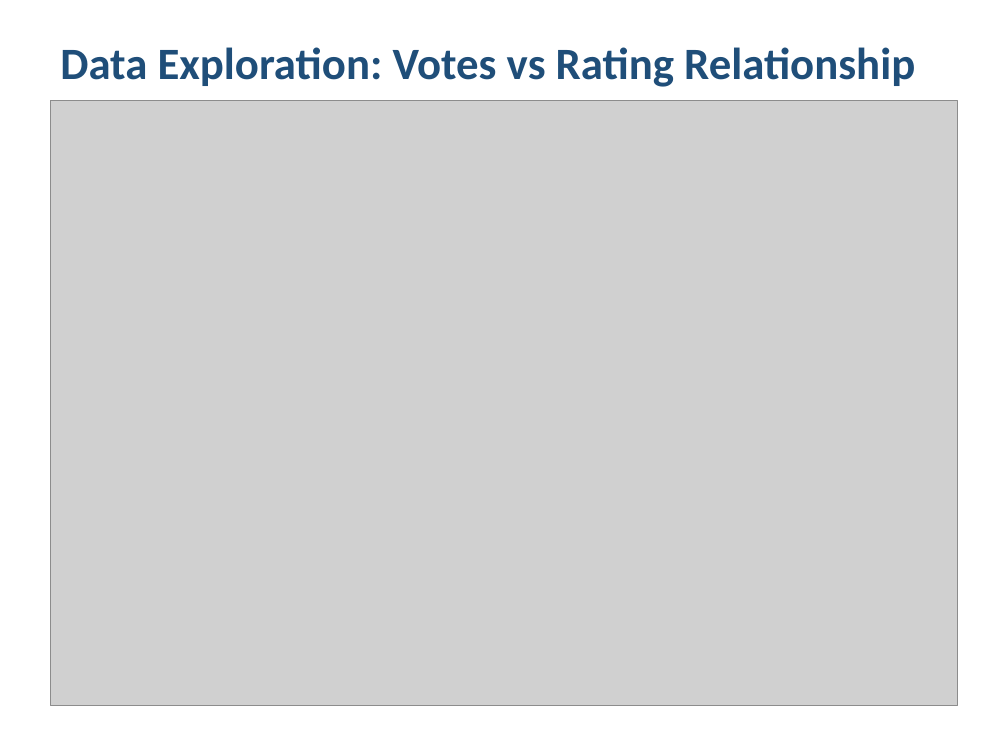
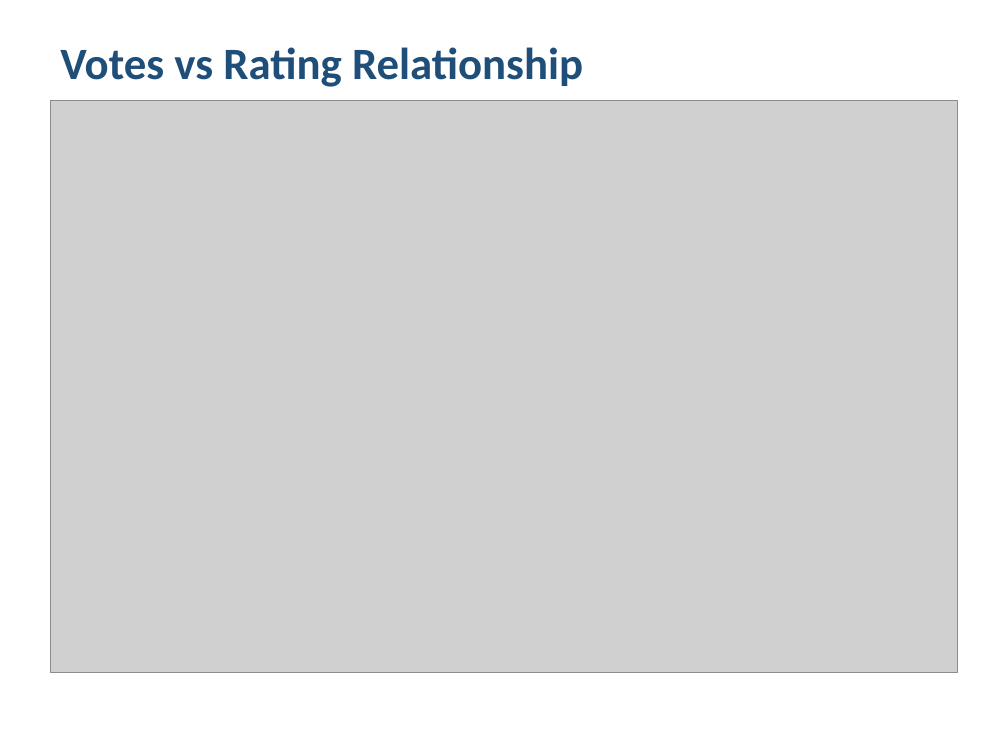
Before and after one commit to horacefonseca/bigdata_imdb_businesscase, a slide deck: slide 7 of presentation/IMDb_Analysis_v0_Starting_Point.pptx (slide 13 before the commit). Drawn at 1008x756 pixels with LibreOffice and Linux fonts; fonts in the diff are those of the drawing; grey boxes stand for pictures. Boxes give left, top, right and bottom in pixels: in the first picture for what was removed or moved away, otherwise in the second. Text is boxed around its words. In the diff, an @@ line names an element or a change of style, - is before the commit and + after.

Commit message:
Update v0 presentation with production-scale visualizations embedded
- File size increased from 42KB to 865KB (all images embedded)
- 7 slides: title + 6 production-scale visualizations
- Represents actual v0 analysis scope on 330K+ movie dataset
- Not sample data artifacts

```diff
--- a/presentation/IMDb_Analysis_v0_Starting_Point.pptx
+++ b/presentation/IMDb_Analysis_v0_Starting_Point.pptx
@@ text at (60,47,583,87): text changed @@
-Data Exploration: Votes vs Rating Relationship
+Votes vs Rating Relationship
@@ picture: place and size @@
-picture at (50,101,958,706)
+picture at (50,101,958,672)
```
Also in this commit, not shown: 3 other slides changed, 11 slides removed.
